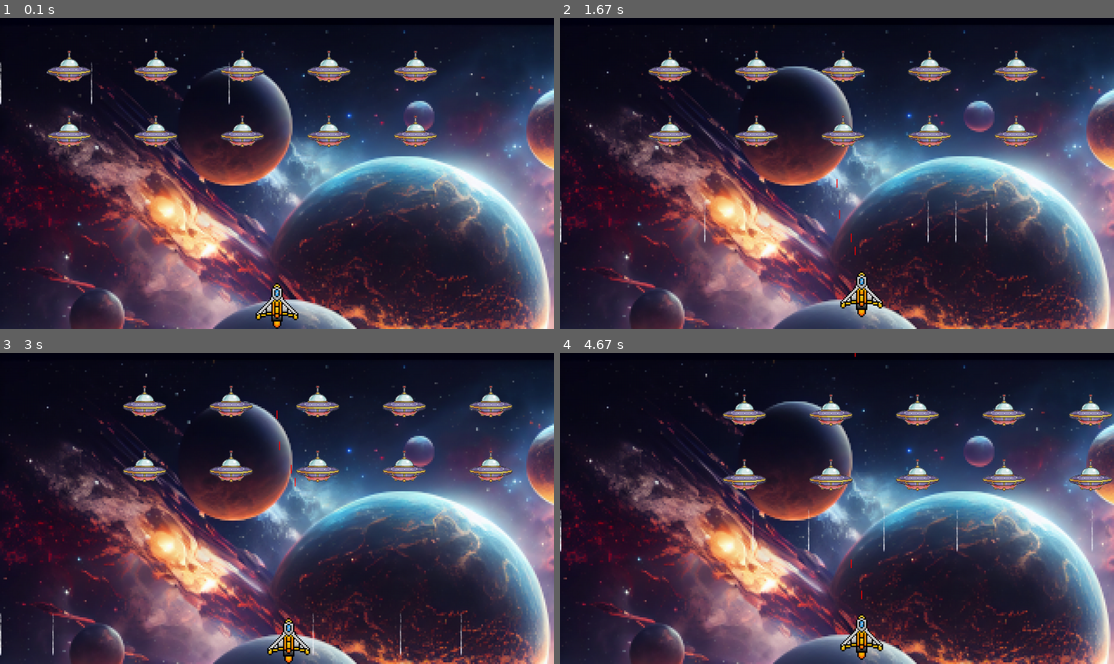
Above: before the commit, frames 1-4 (two rows, left to right).
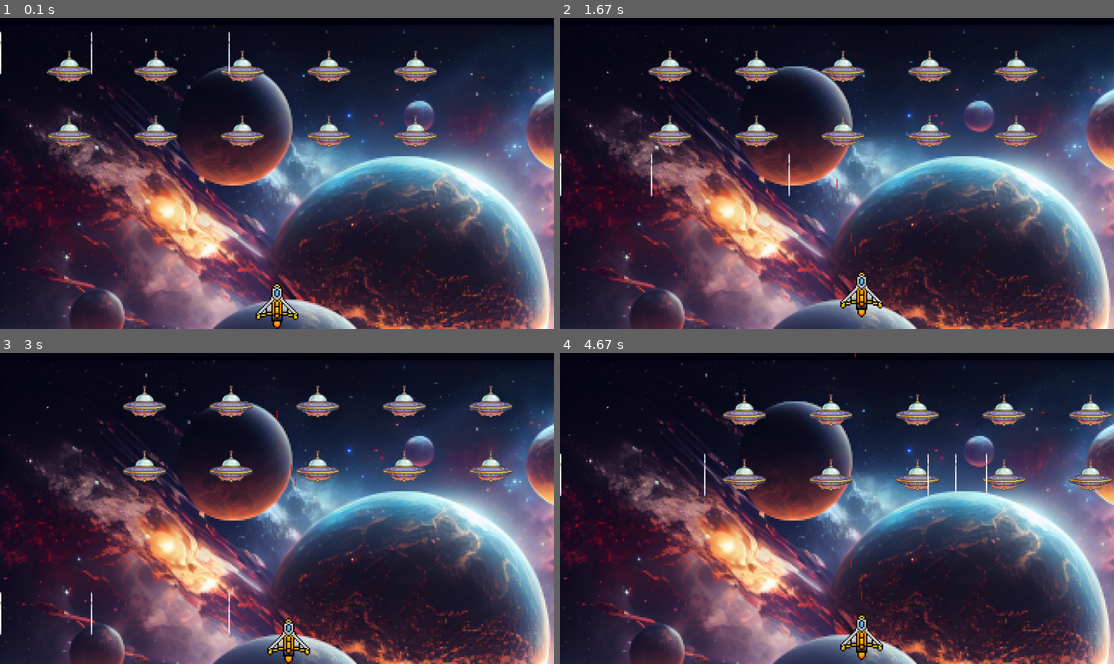
Above: after the commit, the same moments.

Repository: EgorAgafonov/Galaxian_Pygame_
Game: pygame game, started from alien_invasion.py
Two runs of this game, one before a commit and one after it. Both use one fixed random seed, a clock stepped at 60 frames per second and the inputs below.
Inputs:
- Up to frame 1 (0.1 s): no input
- Up to frame 2 (1.67 s): tap Space at 0.33, 0.73, 1.03, 1.23, 1.57 s; hold Right 0.67-1.13 s; hold Up 1.17-1.47 s; hold Right from 1.5 s (still down)
- Up to frame 3 (3 s): tap Space at 1.87, 2.07, 2.37, 2.63, 2.97 s; release Right at 1.97 s; hold Left 2-2.53 s; hold Down 2.57-2.87 s; hold Left from 2.9 s (still down)
- Up to frame 4 (4.67 s): tap Space at 3.27, 3.4, 3.8, 4.1, 4.47 s; release Left at 3.3 s; hold Up 3.33-3.7 s; hold Right 3.73-4.37 s; hold Down from 4.4 s (still down)

The runs differ from the first frame. In frame 1, 0.2% of the frame differs, in the area x 0-42%, y 4-28%; in frame 2, 0.3%; in frame 3, 0.3%; in frame 4, 0.4%, in the area x 0-97%, y 32-65%.

Commit message:
Raindrop module reworked

Diff:
--- a/alien_invasion.py
+++ b/alien_invasion.py
@@ -192,7 +192,8 @@
         for bullet in self.bullets.sprites():
             bullet.draw_bullet()
         self.aliens.draw(self.screen)
-        self.drops.draw(self.screen)
+        for drop in self.drops.sprites():
+            self.drops.draw(self.screen)
 
         pygame.display.flip()
 
--- a/raindrop.py
+++ b/raindrop.py
@@ -17,9 +17,12 @@
         self.rect.y = 0
 
         self.y = float(self.rect.y)
+        self.x = float(self.rect.y)
 
     def update(self):
         """Перемещение дождевого потока вниз экрана"""
 
         self.y += self.settings.drop_speed
+        self.x += self.settings.drop_wind
         self.rect.y = self.y
+        self.rect.x = self.x
--- a/settings.py
+++ b/settings.py
@@ -1,6 +1,6 @@
+"""Класс с настройками игры Alien_Invasion"""
 import pygame
-
-"""Класс с настройками игры Alien_Invasion"""
+from random import randint
 
 
 class Settings:
@@ -28,5 +28,6 @@
 
         self.drop_color = (255, 0, 0)
         self.drop_width = 5
-        self.drop_height = 60
-        self.drop_speed = 10
+        self.drop_height = randint(10, 80)
+        self.drop_speed = 3
+        self.drop_wind = 0
